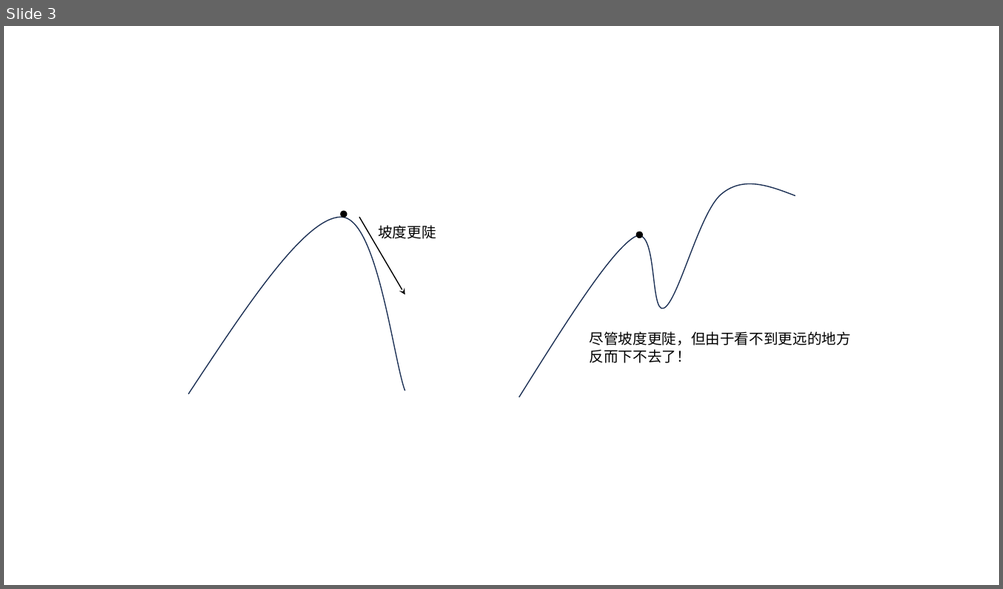
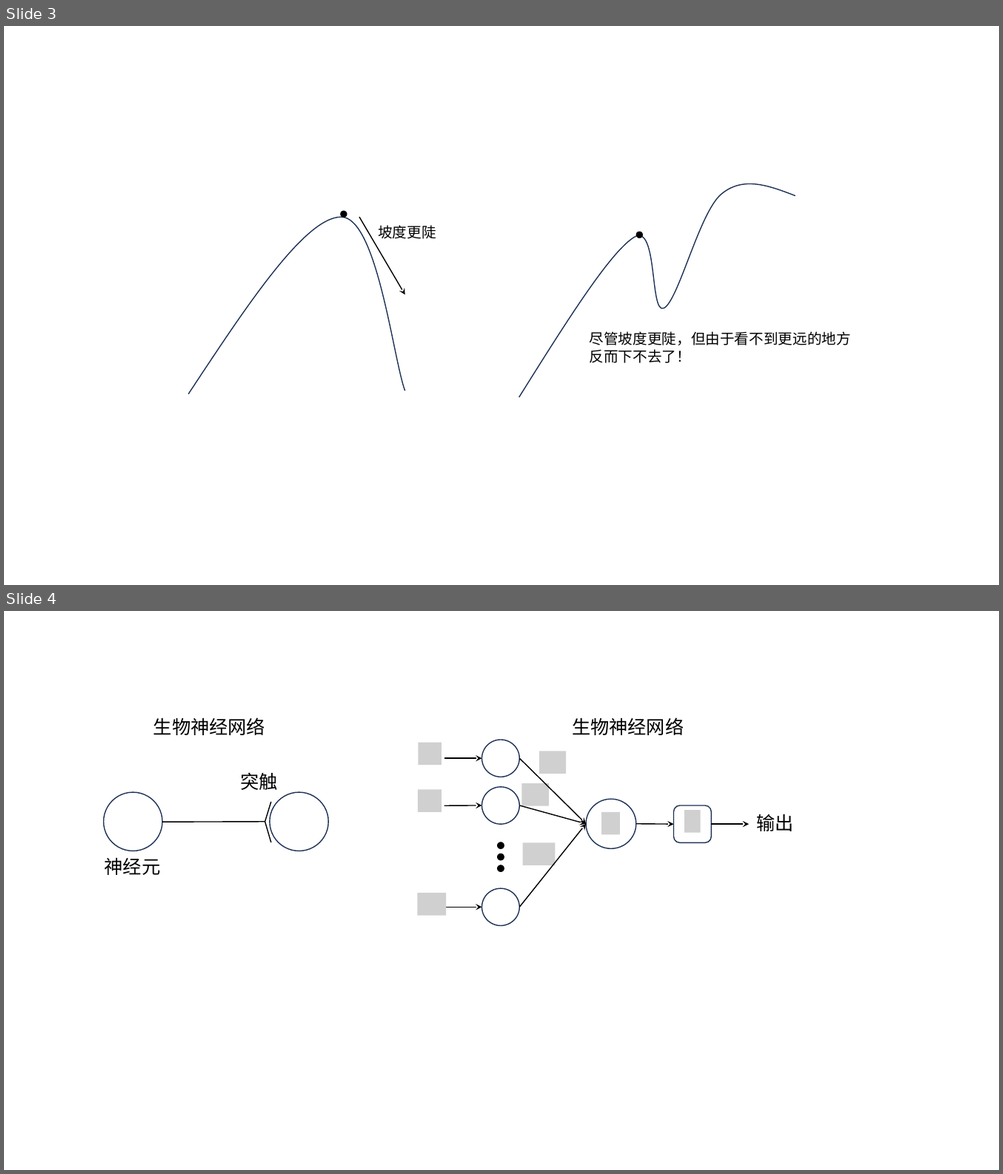
Before and after one commit to datawhalechina/joyrl-book, a slide deck: docs/ch6/main.pptx. Shown one above the other, each under a label of ours: slide 3 before the commit, slides 3 and 4 after it. The pictures are 1003x589 and 1003x1174 pixels, drawn with LibreOffice and Linux fonts; fonts in the diff are those of the drawing; grey boxes stand for pictures. Boxes give left, top, right and bottom in pixels: in the first picture for what was removed or moved away, otherwise in the second. Text is boxed around its words. In the diff, an @@ line names an element or a change of style, - is before the commit and + after.

```diff
--- a/docs/ch6/main.pptx
+++ b/docs/ch6/main.pptx
@@ slide 4 added at [4,611,999,1170], background #FFFFFF @@
@@ text added at [153,718,265,735], 18 pt, text #000000 @@
+生物神经网络
@@ text added at [572,718,683,735], 18 pt, text #000000 @@
+生物神经网络
@@ group added at [103,772,329,875]: 3 lines, 2 ellipses, 2 texts @@
+神经元
+突触
@@ group added at [418,740,794,925]: 8 pictures, 8 arrows, 7 ellipses, 1 rounded rectangle, 1 text @@
+输出
```
Also in this commit, not shown: 1 other slide added, 9 other files.
